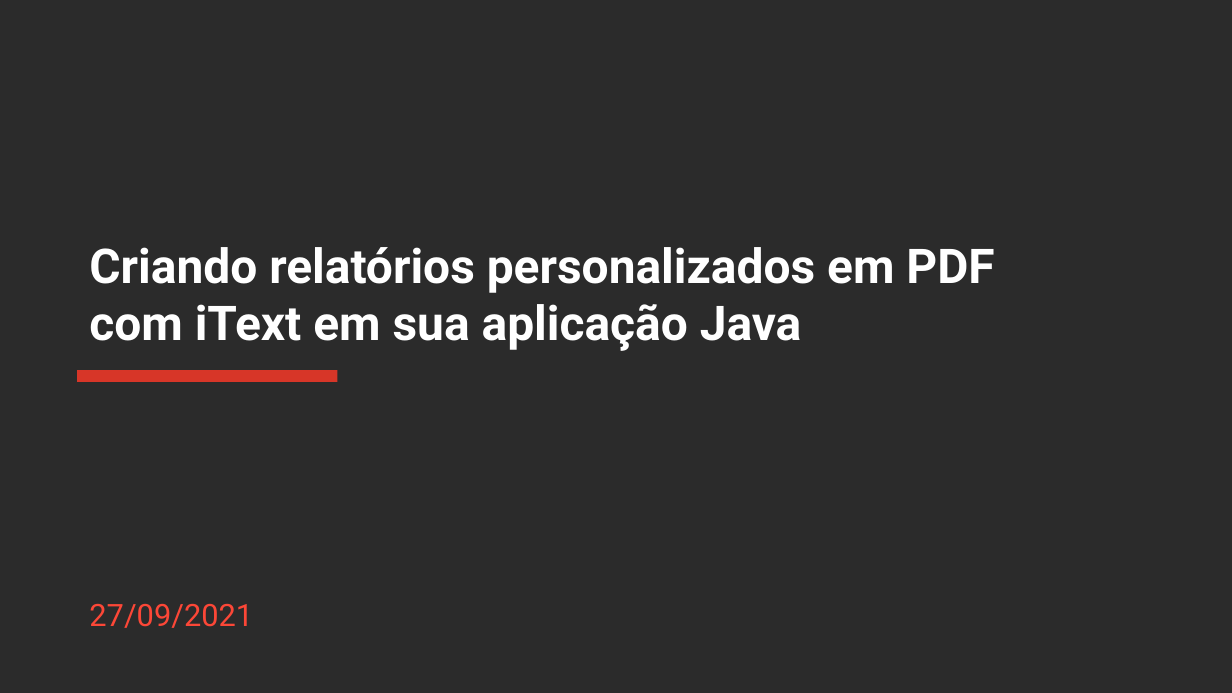
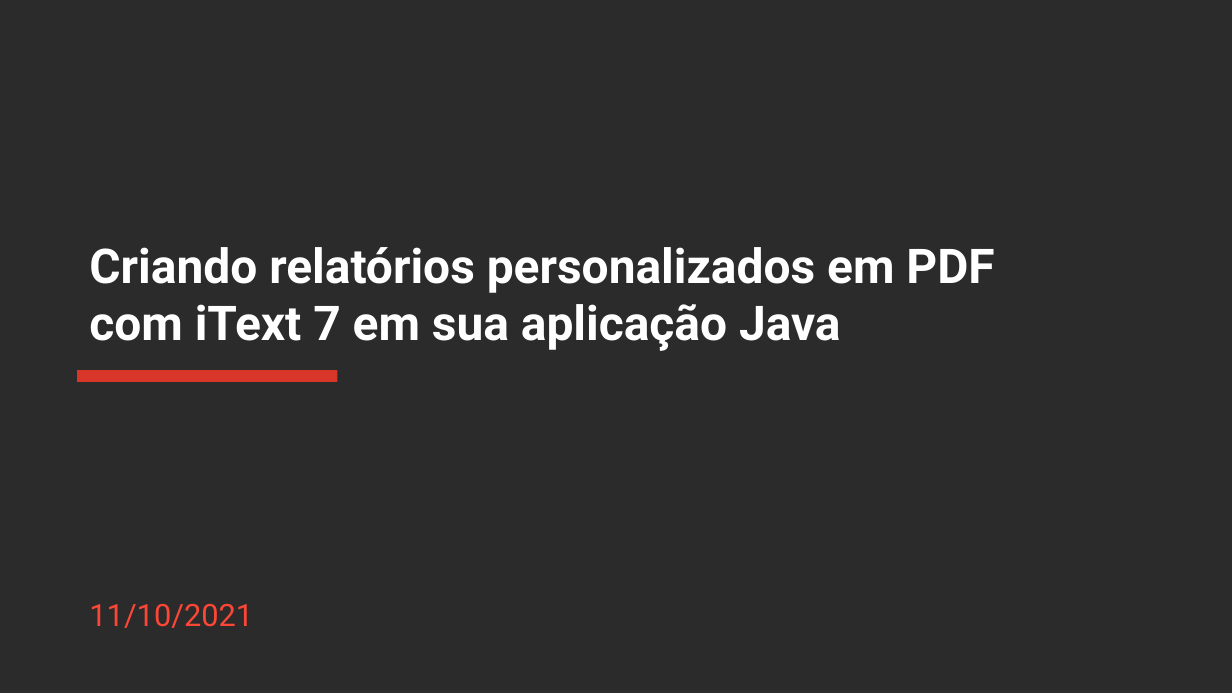
Before and after one commit to rocketseat-creators-program/spring-rest-pdf-endpoint-2021-10-12, a slide deck: slide 1 of Apresentacao_Spring_Itext_PDF.pptx. Drawn at 1232x693 pixels with LibreOffice and Linux fonts; fonts in the diff are those of the drawing; background and template pictures are left out; a plain dark background stands for a picture behind light text. Boxes give left, top, right and bottom in pixels: in the first picture for what was removed or moved away, otherwise in the second. Text is boxed around its words. In the diff, an @@ line names an element or a change of style, - is before the commit and + after.

Commit message:
Power Point slide

```diff
--- a/Apresentacao_Spring_Itext_PDF.pptx
+++ b/Apresentacao_Spring_Itext_PDF.pptx
@@ title at (89, 247, 994, 351): text changed @@
-Criando relatórios personalizados em PDF com iText em sua aplicação Java
+Criando relatórios personalizados em PDF com iText 7 em sua aplicação Java
@@ subtitle at (89, 604, 253, 628): text changed @@
-27/09/2021
+11/10/2021
```
